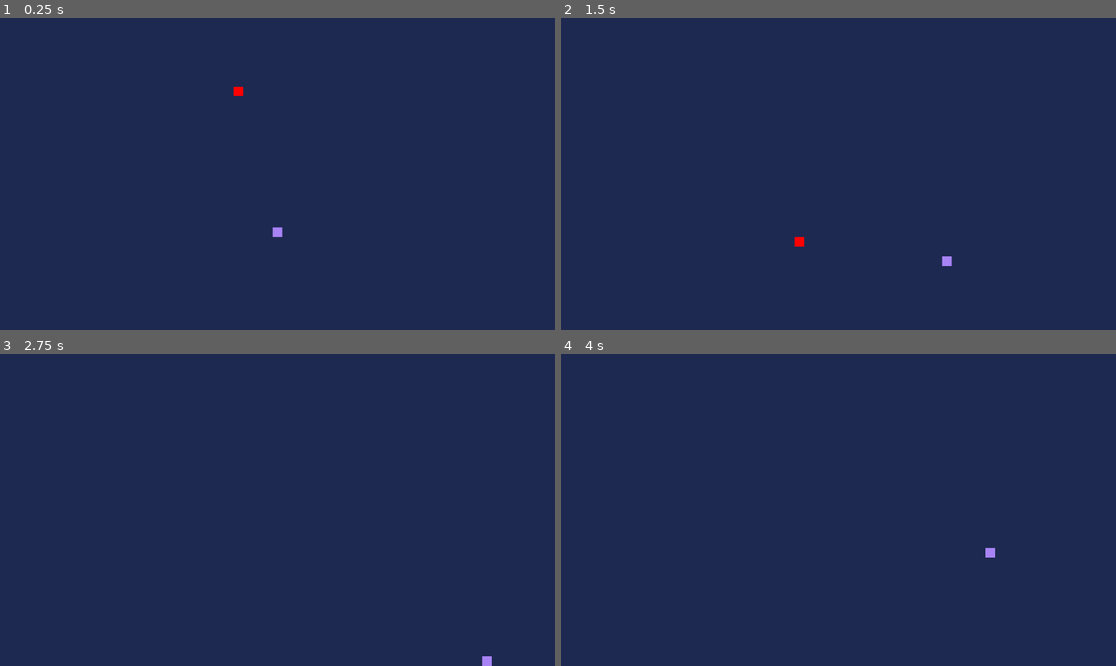
Above: before the commit, frames 1-4 (two rows, left to right).
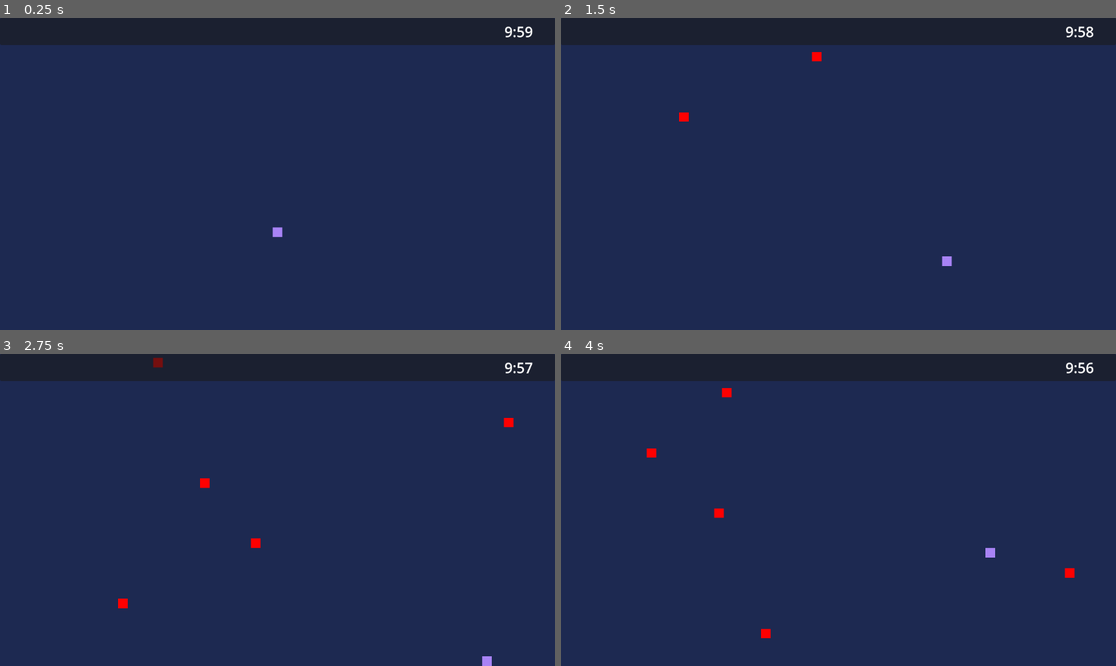
Above: after the commit, the same moments.

Repository: quistian241/Endurance-Game
Game: Godot game, scene res://endurance_game.tscn
The game is run twice, just before and just after one commit, with the same random seed, the same clock (stepped at 60 frames per second) and the same inputs. Before the commit the project starts from res://Main_Game.tscn.
Inputs:
- Up to frame 1 (0.25 s): no input
- Up to frame 2 (1.5 s): hold D (right) 0.53-1.28 s; hold S (down) from 1.28 s (still down)
- Up to frame 3 (2.75 s): release S (down) at 2.03 s; hold D (right) from 2.03 s (still down)
- Up to frame 4 (4 s): release D (right) at 2.78 s; hold W (up) 2.78-3.53 s; hold A (left) from 3.53 s (still down)

The runs differ from the first frame. In frame 1, 8.7% of the frame differs, in the area x 0-100%, y 0-26%; in frame 2, 8.8%; in frame 3, 8.9%; in frame 4, 9.0%, in the area x 0-100%, y 0-92%.

Commit message:
Major Changes
- Renamed main scene
- Added a path where obstacles will randomly spawn on
- Main character now has health and will disappear when health fully depletes
- Game Over screen created but not fully implemented
- Timer for game created (nothing happens when it ends, though that should be when player wins)

Diff:
--- a/Main_Game.tscn
+++ /dev/null
@@ -1,48 +0,0 @@
-[gd_scene load_steps=7 format=3 uid="uid://2mv5chmafkrj"]
-
-[ext_resource type="PackedScene" uid="uid://diwbxsup6gdfy" path="res://main_character.tscn" id="1_ljyvl"]
-[ext_resource type="PackedScene" uid="uid://bljgcf6eyalny" path="res://falling_obstacle.tscn" id="2_lxoxe"]
-
-[sub_resource type="WorldBoundaryShape2D" id="WorldBoundaryShape2D_lxoxe"]
-normal = Vector2(0, 1)
-
-[sub_resource type="WorldBoundaryShape2D" id="WorldBoundaryShape2D_ljyvl"]
-normal = Vector2(1, 0)
-
-[sub_resource type="WorldBoundaryShape2D" id="WorldBoundaryShape2D_aw5v0"]
-normal = Vector2(-1, 0)
-
-[sub_resource type="WorldBoundaryShape2D" id="WorldBoundaryShape2D_24er3"]
-
-[node name="Node" type="Node2D"]
-y_sort_enabled = true
-
-[node name="Game Screen" type="ColorRect" parent="."]
-offset_right = 1153.0
-offset_bottom = 648.0
-color = Color(0.113725, 0.160784, 0.317647, 1)
-
-[node name="Camera2D" type="Camera2D" parent="Game Screen"]
-position = Vector2(576, 324)
-
-[node name="Game Boundaries" type="StaticBody2D" parent="Game Screen"]
-
-[node name="Top Barrier" type="CollisionShape2D" parent="Game Screen/Game Boundaries"]
-shape = SubResource("WorldBoundaryShape2D_lxoxe")
-
-[node name="Left Barrier" type="CollisionShape2D" parent="Game Screen/Game Boundaries"]
-shape = SubResource("WorldBoundaryShape2D_ljyvl")
-
-[node name="Right Barrier" type="CollisionShape2D" parent="Game Screen/Game Boundaries"]
-position = Vector2(1152, 648)
-shape = SubResource("WorldBoundaryShape2D_aw5v0")
-
-[node name="Bottom Barrier" type="CollisionShape2D" parent="Game Screen/Game Boundaries"]
-position = Vector2(1152, 648)
-shape = SubResource("WorldBoundaryShape2D_24er3")
-
-[node name="main_character" parent="." instance=ExtResource("1_ljyvl")]
-position = Vector2(576, 445)
-
-[node name="falling_obstacle" parent="." instance=ExtResource("2_lxoxe")]
-position = Vector2(495, 90)
--- /dev/null
+++ b/endurance_game.gd
@@ -0,0 +1,28 @@
+extends Node2D
+
+@onready var timerLabel = %GameTimer
+@onready var clock = %Timer
+
+func spawn_obstacle():
+	var new_obstacle = preload("res://falling_obstacle.tscn").instantiate()
+	%PathFollow2D.progress_ratio = randf()
+	new_obstacle.global_position = %PathFollow2D.global_position
+	add_child(new_obstacle)
+
+func _on_timer_timeout():
+	spawn_obstacle()
+
+func getTimeLabel(curTime: float):
+	var mins = int(curTime / 60)
+	var secs = int(curTime - mins * 60)
+	var minTxt = str(mins)
+	var secTxt = str(secs)
+	if secs >= 10:
+		return minTxt + ":" + secTxt
+	else:
+		return minTxt + ":0" + secTxt
+	#return ""
+
+func _process(delta):
+	var curTime = clock.time_left
+	timerLabel.text = getTimeLabel(curTime)
--- /dev/null
+++ b/endurance_game.tscn
@@ -0,0 +1,128 @@
+[gd_scene load_steps=8 format=3 uid="uid://2mv5chmafkrj"]
+
+[ext_resource type="Script" uid="uid://diwnvnqkfegkn" path="res://endurance_game.gd" id="1_2cs6f"]
+[ext_resource type="PackedScene" uid="uid://diwbxsup6gdfy" path="res://main_character.tscn" id="1_q6w71"]
+
+[sub_resource type="WorldBoundaryShape2D" id="WorldBoundaryShape2D_lxoxe"]
+normal = Vector2(0, 1)
+
+[sub_resource type="WorldBoundaryShape2D" id="WorldBoundaryShape2D_ljyvl"]
+normal = Vector2(1, 0)
+
+[sub_resource type="WorldBoundaryShape2D" id="WorldBoundaryShape2D_aw5v0"]
+normal = Vector2(-1, 0)
+
+[sub_resource type="WorldBoundaryShape2D" id="WorldBoundaryShape2D_24er3"]
+
+[sub_resource type="Curve2D" id="Curve2D_aw5v0"]
+_data = {
+"points": PackedVector2Array(0, 0, 0, 0, -40, 61712, 0, 0, 0, 0, 1160, 61960)
+}
+point_count = 2
+
+[node name="Game" type="Node2D"]
+y_sort_enabled = true
+script = ExtResource("1_2cs6f")
+
+[node name="Game Screen" type="ColorRect" parent="."]
+offset_right = 1153.0
+offset_bottom = 648.0
+color = Color(0.113725, 0.160784, 0.317647, 1)
+
+[node name="TopUI" type="CanvasLayer" parent="Game Screen"]
+layer = 128
+follow_viewport_enabled = true
+
+[node name="Panel" type="Panel" parent="Game Screen/TopUI"]
+anchors_preset = 10
+anchor_right = 1.0
+offset_bottom = 56.0
+grow_horizontal = 2
+
+[node name="GameTimer" type="Label" parent="Game Screen/TopUI/Panel"]
+unique_name_in_owner = true
+layout_mode = 1
+anchors_preset = 11
+anchor_left = 1.0
+anchor_right = 1.0
+anchor_bottom = 1.0
+offset_left = -150.0
+grow_horizontal = 0
+grow_vertical = 2
+theme_override_font_sizes/font_size = 30
+text = "00:00"
+horizontal_alignment = 1
+vertical_alignment = 1
+
+[node name="Timer" type="Timer" parent="Game Screen/TopUI/Panel"]
+unique_name_in_owner = true
+wait_time = 600.0
+one_shot = true
+autostart = true
+
+[node name="Game Boundaries" type="StaticBody2D" parent="Game Screen"]
+
+[node name="Top Barrier" type="CollisionShape2D" parent="Game Screen/Game Boundaries"]
+shape = SubResource("WorldBoundaryShape2D_lxoxe")
+
+[node name="Left Barrier" type="CollisionShape2D" parent="Game Screen/Game Boundaries"]
+shape = SubResource("WorldBoundaryShape2D_ljyvl")
+
+[node name="Right Barrier" type="CollisionShape2D" parent="Game Screen/Game Boundaries"]
+position = Vector2(1152, 648)
+shape = SubResource("WorldBoundaryShape2D_aw5v0")
+
+[node name="Bottom Barrier" type="CollisionShape2D" parent="Game Screen/Game Boundaries"]
+position = Vector2(1152, 648)
+shape = SubResource("WorldBoundaryShape2D_24er3")
+
+[node name="Camera2D" type="Camera2D" parent="Game Screen"]
+position = Vector2(576, 324)
+position_smoothing_enabled = true
+
+[node name="main_character" parent="." instance=ExtResource("1_q6w71")]
+position = Vector2(576, 445)
+
+[node name="GameObstacles" type="Node" parent="."]
+
+[node name="MobTimer" type="Timer" parent="GameObstacles"]
+unique_name_in_owner = true
+wait_time = 0.5
+autostart = true
+
+[node name="Path2D" type="Path2D" parent="GameObstacles"]
+position = Vector2(22.2385, 208.839)
+scale = Vector2(0.980126, -0.00403226)
+curve = SubResource("Curve2D_aw5v0")
+
+[node name="PathFollow2D" type="PathFollow2D" parent="GameObstacles/Path2D"]
+unique_name_in_owner = true
+position = Vector2(-40, 61712)
+rotation = 0.203798
+
+[node name="GameOver" type="CanvasLayer" parent="."]
+unique_name_in_owner = true
+visible = false
+
+[node name="ColorRect" type="ColorRect" parent="GameOver"]
+offset_right = 1151.0
+offset_bottom = 648.0
+color = Color(0, 0, 0, 0.478431)
+
+[node name="Label" type="Label" parent="GameOver/ColorRect"]
+layout_mode = 1
+anchors_preset = 8
+anchor_left = 0.5
+anchor_top = 0.5
+anchor_right = 0.5
+anchor_bottom = 0.5
+offset_left = -20.0
+offset_top = -11.5
+offset_right = 20.0
+offset_bottom = 11.5
+grow_horizontal = 2
+grow_vertical = 2
+theme_override_font_sizes/font_size = 100
+text = "Game Over"
+
+[connection signal="timeout" from="GameObstacles/MobTimer" to="." method="_on_timer_timeout"]
--- a/falling_obstacle.gd
+++ b/falling_obstacle.gd
@@ -13,3 +13,17 @@
 	travelled_distance += FALL_VELOCITY * delta
 	if travelled_distance > MAX_FALL_DIST:
 		queue_free()
+
+
+func _on_body_entered(body):
+	queue_free()
+	#if body.has_method("take_damage"):
+		#queue_free()
+		#body.take_damage()
+
+
+func _on_obstacle_hurt_box_body_entered(body: Node2D) -> void:
+	#pass # Replace with function body.
+	if body.has_method("take_damage"):
+		queue_free()
+		body.take_damage()
--- a/falling_obstacle.tscn
+++ b/falling_obstacle.tscn
@@ -6,10 +6,12 @@
 
 [sub_resource type="CircleShape2D" id="CircleShape2D_cbvoo"]
 
+[sub_resource type="CircleShape2D" id="CircleShape2D_utgpf"]
+
 [node name="falling_obstacle" type="CharacterBody2D"]
 scale = Vector2(1, 0.982089)
-collision_layer = 2
-collision_mask = 2
+collision_layer = 0
+collision_mask = 0
 script = ExtResource("1_cbvoo")
 
 [node name="Sprite2D" type="Sprite2D" parent="."]
@@ -19,3 +21,10 @@
 
 [node name="CollisionShape2D" type="CollisionShape2D" parent="."]
 shape = SubResource("CircleShape2D_cbvoo")
+
+[node name="Obstacle HurtBox" type="Area2D" parent="."]
+
+[node name="CollisionShape2D" type="CollisionShape2D" parent="Obstacle HurtBox"]
+shape = SubResource("CircleShape2D_utgpf")
+
+[connection signal="body_entered" from="Obstacle HurtBox" to="." method="_on_obstacle_hurt_box_body_entered"]
--- a/main_character.gd
+++ b/main_character.gd
@@ -1,6 +1,7 @@
 extends CharacterBody2D
 
 const SPEED = 300.0
+var health = 1
 #const FRICTION = 30.0 ## friction was troublesome to add
 var moveDirection = Vector2.ZERO
 
@@ -10,3 +11,9 @@
 	moveDirection.normalized()
 	velocity = moveDirection * SPEED
 	move_and_slide()
+
+func take_damage():
+	health -= 1
+
+	if health == 0:
+		queue_free()
Not shown, added: endurance_game.gd.uid
Not shown: 1 places in falling_obstacle.tscn that only renumber resources
